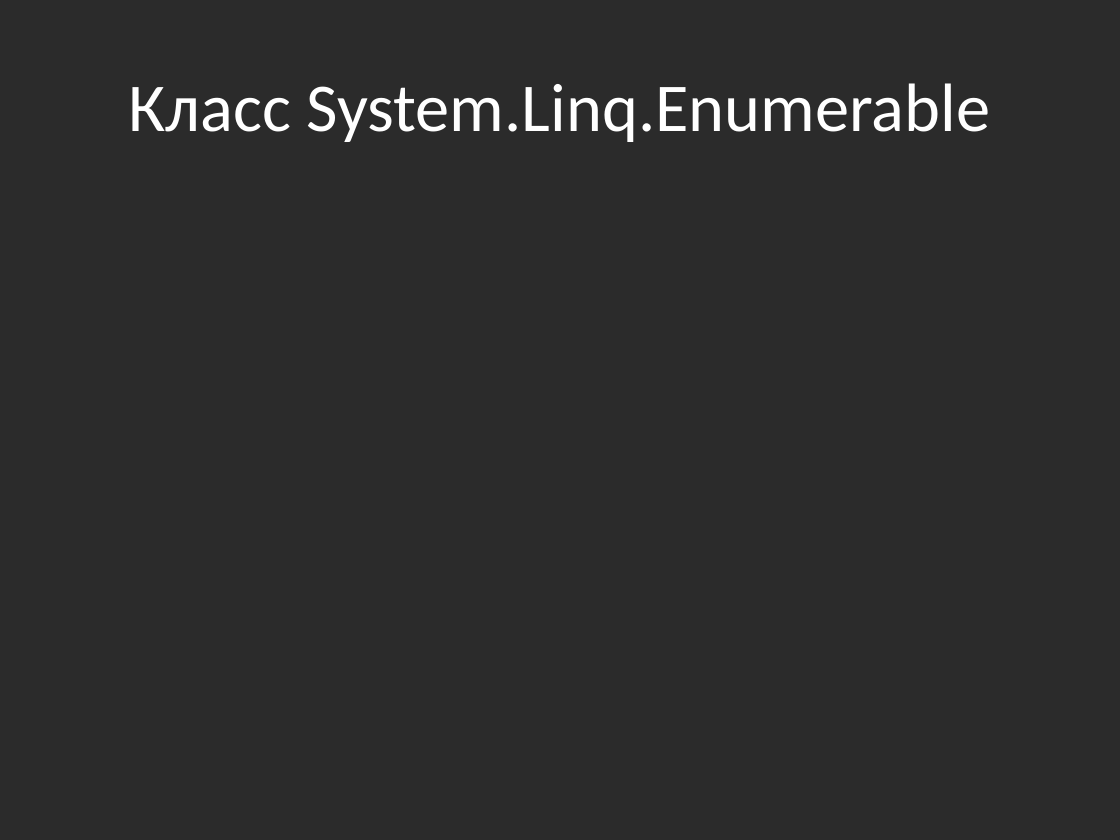
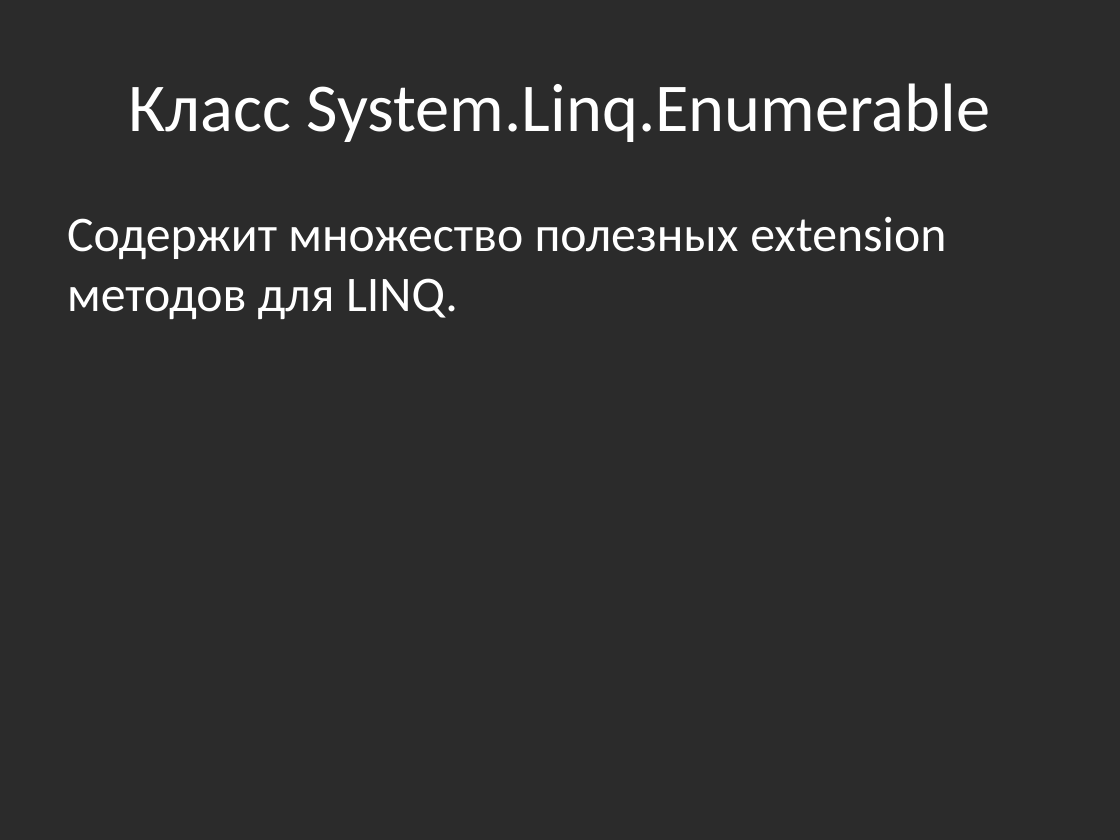
Before and after one commit to bazile/Training, a slide deck: slide 8 of Presentation/lesson-11.pptx (slide 7 before the commit). Drawn at 1120x840 pixels with LibreOffice and Linux fonts; fonts in the diff are those of the drawing; background and template pictures are left out; a plain dark background stands for a picture behind light text. Boxes give left, top, right and bottom in pixels: in the first picture for what was removed or moved away, otherwise in the second. Text is boxed around its words. In the diff, an @@ line names an element or a change of style, - is before the commit and + after.

Commit message:
Added info on Enumerable class to LINQ presentation

```diff
--- a/Presentation/lesson-11.pptx
+++ b/Presentation/lesson-11.pptx
@@ text added at (67,217,946,319), 32 pt, text #FFFFFF @@
+Содержит множество полезных extension методов для LINQ.
```
Also in this commit, not shown: 2 other slides changed, 2 slides added, 1 other file.
